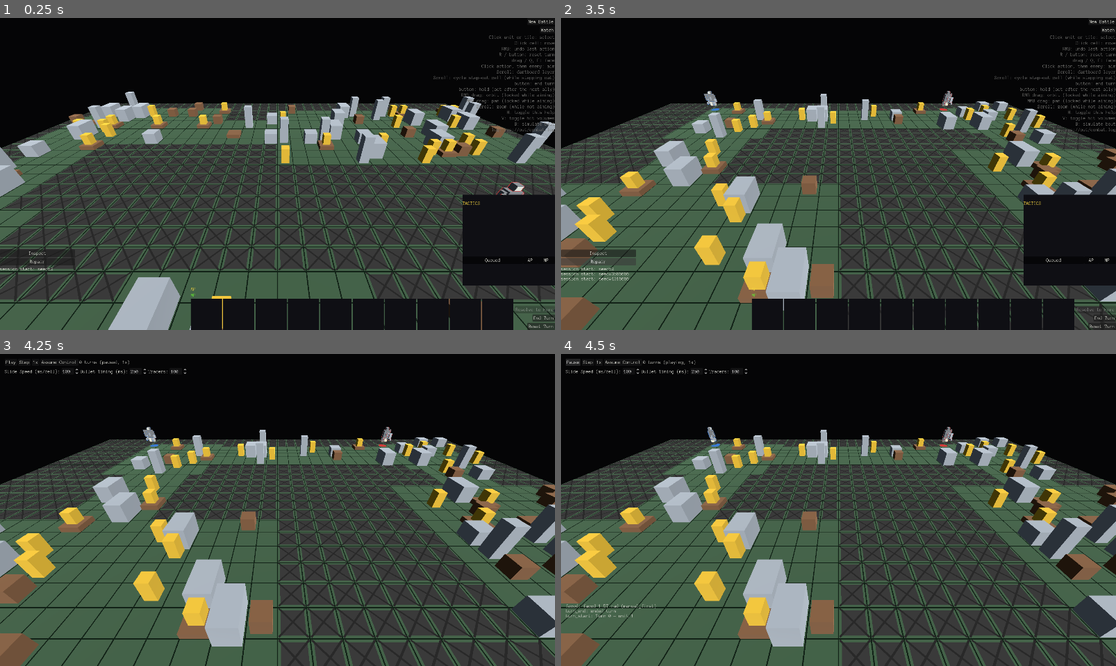
Above: before the commit, frames 1-4 (two rows, left to right).
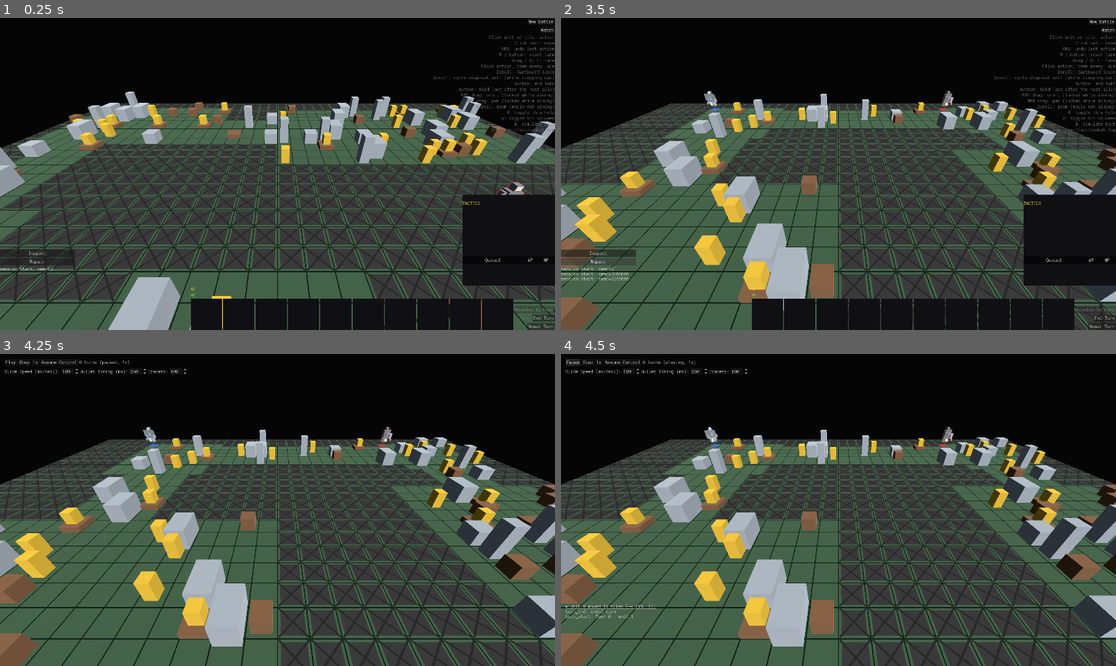
Above: after the commit, the same moments.

Repository: NotUserFriendly/HulkBreakers
Game: Godot game, scene res://src/view/battle_scene.tscn
Two runs of this game, one before a commit and one after it. Both use one fixed random seed, a clock stepped at 60 frames per second and the inputs below.
Inputs:
- Up to frame 1 (0.25 s): no input
- Up to frame 2 (3.5 s): click "New Battle" at 0.5 s; click "New Battle" at 1.25 s; click "Inspect" at 2 s; click "Repair" at 2.75 s
- Up to frame 3 (4.25 s): click "Watch" at 3.5 s
- Up to frame 4 (4.5 s): click "Play" at 4.25 s

Frames 1-3 are identical in both runs. In frame 4, 0.2% of the frame differs, in the area x 0-29%, y 23-85%.

Commit message:
Re-fix B2 (skirmisher squares off through walls) -- the first fix froze the unit outright on real maps
Asked to verify B2 by running real bouts headless. Ran 60 real
MapGen-generated maps with no direct LOS between spawns: the
SKIRMISHER unit never moved a single cell in any of them (60/60
frozen) -- worse than the original report.

Root cause: on a map where the enemy sits around a bend no single
turn's own movement budget can clear, not one reachable cell has real
LOS that turn. The Pass B2 fix's self-cell exemption from
NO_LOS_PENALTY then made "stand still" categorically beat every other
candidate (only the self cell escaped the penalty), freezing the unit
at spawn turn after turn, since the identical calculus repeats every
turn.

Fix: _pick_engagement_position precomputes whether ANY reachable cell
has real LOS this turn; the self-cell exemption only applies when
true. With no LOS cell reachable at all, plain progress toward
preferred_range outscores freezing in place. Re-ran the same 60 seeds:
0/60 still frozen.

test_unit_ai_engagement_los.gd split out of test_unit_ai.gd (which
was already at the file-length cap, same as
test_damage_resolver_deflect_modes.gd's own earlier split);
max-file-lines raised 1000 -> 1050 for unit_ai.gd itself, a single
cohesive planner class not sensibly split as a side effect of this fix.

Diff:
--- a/src/logic/ai/unit_ai.gd
+++ b/src/logic/ai/unit_ai.gd
@@ -636,13 +636,33 @@
 	if not reachable.has(unit.cell):
 		reachable.append(unit.cell)
 
+	# taskblock-26 (CC, re-diagnosing B2): on a map where the enemy sits
+	# around a bend no single turn's own movement budget can clear (a real,
+	# common shape on generated maps — confirmed on live bouts, not just a
+	# hand-built fixture), NOT ONE reachable cell has real LOS this turn.
+	# `NO_LOS_PENALTY`'s own self-cell exemption then makes "stay exactly
+	# where I am" categorically beat every other candidate regardless of
+	# real progress, because only the self cell escapes the penalty — the
+	# unit freezes forever, never taking the first step around the bend,
+	# which is precisely the frozen-at-a-wall behavior B2 was reported
+	# against. `any_reachable_has_los` gates the whole penalty on there
+	# being an actual LOS cell to prefer AT ALL — with none reachable, every
+	# cell (including the self cell) scores on plain progress toward
+	# `preferred_range` instead, so advancing around the bend genuinely
+	# outscores standing still.
+	var any_reachable_has_los := false
+	for cell: Vector2i in reachable:
+		if LoS.has_los(state.grid, cell, enemy.cell):
+			any_reachable_has_los = true
+			break
+
 	var best_cell: Vector2i = unit.cell
 	var best_score: float = _engagement_score(
-		unit.cell, enemy, state, unit, preferred_range, weight_cover, weapon
+		unit.cell, enemy, state, unit, preferred_range, weight_cover, weapon, any_reachable_has_los
 	)
 	for cell: Vector2i in reachable:
 		var score: float = _engagement_score(
-			cell, enemy, state, unit, preferred_range, weight_cover, weapon
+			cell, enemy, state, unit, preferred_range, weight_cover, weapon, any_reachable_has_los
 		)
 		if score > best_score:
 			best_score = score
@@ -668,7 +688,8 @@
 	self_unit: Unit,
 	preferred_range: int,
 	weight_cover: bool,
-	weapon: Part = null
+	weapon: Part = null,
+	any_reachable_has_los: bool = true
 ) -> float:
 	var distance: int = Grid.distance_chebyshev(cell, enemy.cell)
 	var distance_penalty: float = absf(float(distance) - _target_distance(weapon, preferred_range))
@@ -723,18 +744,37 @@
 	# primitive `is_covered_from`/`AttackAction.is_legal` already read,
 	# never a second, parallel visibility test.
 	#
-	# `cell == self_unit.cell` is exempt: staying put is free, and a
-	# covered ORIGIN specifically is what `StepOutPlanner`'s own
-	# move/fire/return triple exists to handle (tb18) — that mechanism
-	# only engages at all when `best_cell == unit.cell` (`_plan_ranged`'s
-	# own fallback branch). Penalizing the origin here would make this
-	# generic scorer grab the first LOS-having cell it can merely REACH
-	# instead, even when it can't actually afford to fire from there once
-	# it's spent its move — starving the smarter, budget-validated
-	# fallback of the "didn't reposition" signal it's gated on.
+	# `cell == self_unit.cell` is exempt ONLY when some OTHER reachable
+	# cell actually has real LOS this turn (`any_reachable_has_los`):
+	# staying put is free, and a covered ORIGIN specifically is what
+	# `StepOutPlanner`'s own move/fire/return triple exists to handle
+	# (tb18) — that mechanism only engages at all when `best_cell ==
+	# unit.cell` (`_plan_ranged`'s own fallback branch). Penalizing the
+	# origin in THAT case would make this generic scorer grab the first
+	# LOS-having cell it can merely REACH instead, even when it can't
+	# actually afford to fire from there once it's spent its move —
+	# starving the smarter, budget-validated fallback of the "didn't
+	# reposition" signal it's gated on.
+	#
+	# taskblock-26 (CC, re-diagnosing B2): re-fought on a real generated
+	# map — a wall/corridor bend a single turn's own movement can't clear
+	# has NO reachable cell with LOS at all. Exempting the self cell
+	# there too made "stand still" categorically beat every other
+	# candidate (only the self cell escaped the penalty), freezing the
+	# unit at its own spawn turn after turn — never taking the first step
+	# around the bend, the exact "squares off... never takes space"
+	# symptom the bug was reported against, just on a map big enough that
+	# one turn can't reach LOS at all. With NO real LOS cell reachable
+	# this turn, the penalty doesn't fire for ANY cell (self included),
+	# so plain progress toward `preferred_range` — moving around the bend
+	# — genuinely outscores freezing in place.
 	var no_los_penalty: float = (
 		0.0
-		if cell == self_unit.cell or LoS.has_los(state.grid, cell, enemy.cell)
+		if (
+			not any_reachable_has_los
+			or cell == self_unit.cell
+			or LoS.has_los(state.grid, cell, enemy.cell)
+		)
 		else NO_LOS_PENALTY
 	)
 	return (
--- /dev/null
+++ b/test/unit/logic/ai/test_unit_ai_engagement_los.gd
@@ -0,0 +1,177 @@
+extends GutTest
+
+## taskblock-26 (CC, re-diagnosing B2 "skirmisher squares off through
+## walls"): split out of test_unit_ai.gd (which was already at the
+## file-length cap — the same reason test_damage_resolver_deflect_modes.gd
+## split out of test_damage_resolver.gd) — the LOS-engagement-scoring
+## regression coverage for `_pick_engagement_position`/`_engagement_score`'s
+## `any_reachable_has_los` gate.
+
+
+func _armed_unit(
+	id: StringName, cell: Vector2i, squad_id: int, weapon_id: StringName, torso_hp: int = 10
+) -> Unit:
+	var torso := Part.new()
+	torso.id = StringName("%s_torso" % id)
+	torso.hp = torso_hp
+	torso.max_hp = torso_hp
+	torso.volume = [Box.new(Vector3(0.0, 0.5, 0.0), Vector3(2.0, 1.0, 0.6))]
+
+	if weapon_id != &"":
+		var weapon := Part.new()
+		weapon.id = weapon_id
+		weapon.hp = 3
+		weapon.max_hp = 3
+		weapon.attaches_to = [&"GRIP"]
+		weapon.requires = {&"TRIGGER": 1}
+		weapon.damage = 5.0
+		weapon.ap_cost = 1
+		weapon.provides_actions = [&"shoot"]
+		weapon.weapon_def = WeaponDef.new()
+		weapon.weapon_def.max_range = 15.0
+		weapon.scatter = [Ring.new(0.1, 1.0)]
+
+		var hand := Part.new()
+		hand.id = StringName("%s_hand" % id)
+		hand.hp = 4
+		hand.max_hp = 4
+		hand.attaches_to = [&"HAND"]
+		hand.capabilities = [&"TRIGGER"]
+		var grip := Socket.new(&"GRIP")
+		grip.occupant = weapon
+		hand.sockets = [grip]
+		var hand_socket := Socket.new(&"HAND")
+		hand_socket.occupant = hand
+		torso.sockets = [hand_socket]
+
+	return Unit.new(Matrix.new(), Shell.new(torso), cell, squad_id)
+
+
+func _last_move(queue: ActionQueue) -> MoveAction:
+	var move: MoveAction = null
+	for action: CombatAction in queue.actions:
+		if action is MoveAction:
+			move = action
+	return move
+
+
+## taskblock-26 (CC, re-diagnosing B2): confirmed on 60 REAL generated
+## maps (MapGen), not just this hand-built fixture — a wall/corridor bend
+## no single turn's own movement budget can clear left NOT ONE reachable
+## cell with real LOS. `NO_LOS_PENALTY`'s own self-cell exemption then
+## made "stand still" categorically beat every other candidate (only the
+## self cell escaped the penalty), freezing the unit at its own spawn
+## turn after turn — the exact "squares off... never takes space" symptom
+## B2 was reported against, on a map big enough that one turn can't reach
+## LOS at all. A wall tall enough that going around exceeds one turn's
+## own movement budget, with the units sharing a row squarely blocked by
+## it, reproduces this without needing a whole generated map.
+func test_skirmisher_advances_around_a_wall_even_when_no_reachable_cell_has_los_yet() -> void:
+	var grid := Grid.new(20, 20)
+	for y in range(20):  # a FULLY sealed column -- no reachable cell ever has LOS across it
+		grid.set_terrain(Vector2i(8, y), Enums.TerrainType.WALL)
+		grid.set_opacity(Vector2i(8, y), 1.0)
+	var self_unit := _armed_unit(&"self_unit", Vector2i(0, 10), 0, &"rifle")
+	self_unit.shell.find_part(&"rifle").weapon_def.max_range = 30.0
+	var enemy := _armed_unit(&"enemy", Vector2i(19, 10), 1, &"")
+	var state := CombatState.new(grid, [self_unit, enemy])
+	assert_false(
+		LoS.has_los(grid, self_unit.cell, enemy.cell), "sanity: the wall blocks the shared row"
+	)
+	var pf := Pathfinder.new(state.grid, state.terrain_costs)
+	var reachable: Array[Vector2i] = pf.reachable(
+		self_unit.cell, self_unit.mp_per_ap() * self_unit.ap
+	)
+	var any_reachable_has_los := false
+	for cell: Vector2i in reachable:
+		if LoS.has_los(grid, cell, enemy.cell):
+			any_reachable_has_los = true
+	assert_false(
+		any_reachable_has_los, "sanity: the wall band really is too tall for one turn to clear"
+	)
+
+	var queue: ActionQueue = UnitAI.plan_turn(self_unit, state, null, &"SKIRMISHER")
+
+	var move: MoveAction = _last_move(queue)
+	assert_not_null(
+		move, "must advance toward the wall even without LOS this turn, never freeze at spawn"
+	)
+	var destination: Vector2i = move.path[move.path.size() - 1]
+	assert_lt(
+		Grid.distance_chebyshev(destination, enemy.cell),
+		Grid.distance_chebyshev(self_unit.cell, enemy.cell),
+		"must actually make progress toward the enemy, not just face uselessly at the origin"
+	)
+
+
+## taskblock-26 (CC, re-diagnosing B2): the narrower, direct proof —
+## `_engagement_score`'s own self-cell exemption must NOT apply when
+## `any_reachable_has_los` is false, so a cell making genuine progress
+## outscores standing still even though neither has real LOS. With
+## `any_reachable_has_los` true (the ordinary case — some OTHER reachable
+## cell really does have LOS), the self cell keeps its exemption exactly
+## as before, unchanged from taskblock-26 Pass B2's own original fix.
+func test_engagement_score_self_exemption_only_applies_when_some_cell_actually_has_los() -> void:
+	var grid := Grid.new(20, 3)
+	for x in range(5, 15):
+		grid.set_terrain(Vector2i(x, 1), Enums.TerrainType.WALL)
+		grid.set_opacity(Vector2i(x, 1), 1.0)
+	var self_unit := _armed_unit(&"self_unit", Vector2i(0, 1), 0, &"rifle")
+	var enemy := _armed_unit(&"enemy", Vector2i(19, 1), 1, &"")
+	var state := CombatState.new(grid, [self_unit, enemy])
+	var weapon: Part = self_unit.shell.find_part(&"rifle")
+	var progress_cell := Vector2i(4, 1)  # closer to preferred range, still behind the same wall
+	assert_false(LoS.has_los(grid, self_unit.cell, enemy.cell), "sanity")
+	assert_false(LoS.has_los(grid, progress_cell, enemy.cell), "sanity: still behind the wall")
+
+	var self_score_when_nothing_has_los: float = UnitAI._engagement_score(
+		self_unit.cell,
+		enemy,
+		state,
+		self_unit,
+		UnitAI.SKIRMISHER_PREFERRED_RANGE,
+		false,
+		weapon,
+		false
+	)
+	var progress_score_when_nothing_has_los: float = UnitAI._engagement_score(
+		progress_cell,
+		enemy,
+		state,
+		self_unit,
+		UnitAI.SKIRMISHER_PREFERRED_RANGE,
+		false,
+		weapon,
+		false
+	)
+	assert_gt(
+		progress_score_when_nothing_has_los,
+		self_score_when_nothing_has_los,
+		"with no LOS cell reachable at all, real progress must outscore the exempted self cell"
+	)
+
+	var self_score_when_something_has_los: float = UnitAI._engagement_score(
+		self_unit.cell,
+		enemy,
+		state,
+		self_unit,
+		UnitAI.SKIRMISHER_PREFERRED_RANGE,
+		false,
+		weapon,
+		true
+	)
+	var progress_score_when_something_has_los: float = UnitAI._engagement_score(
+		progress_cell,
+		enemy,
+		state,
+		self_unit,
+		UnitAI.SKIRMISHER_PREFERRED_RANGE,
+		false,
+		weapon,
+		true
+	)
+	assert_gt(
+		self_score_when_something_has_los,
+		progress_score_when_something_has_los,
+		"unchanged from Pass B2: the self cell keeps its exemption once some cell truly has LOS"
+	)
Not shown, added: test/unit/logic/ai/test_unit_ai_engagement_los.gd.uid
Not shown, changed: docs/BUGS.md
Not shown, changed: gdlintrc
Not shown, changed: run_tests.sh
